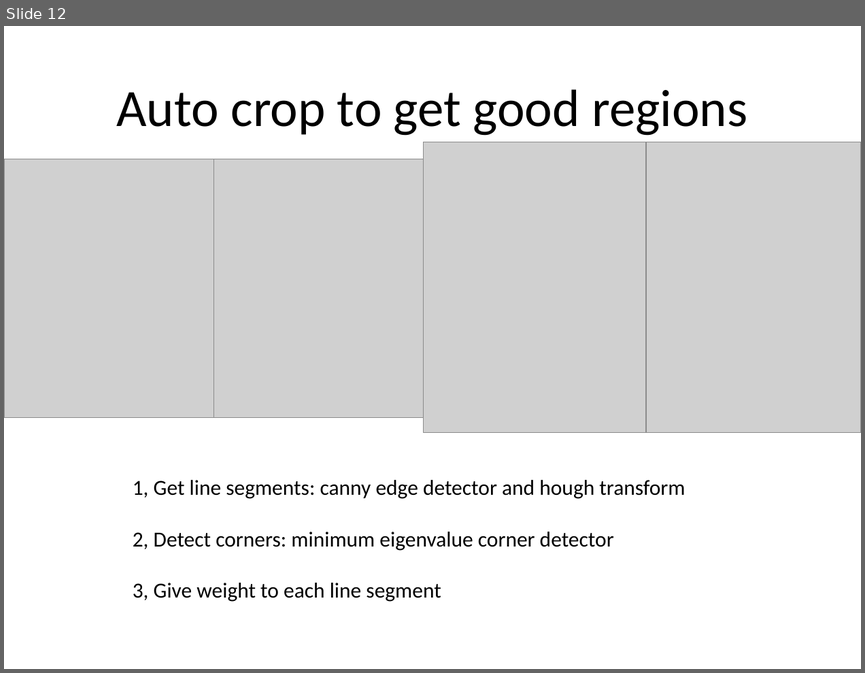
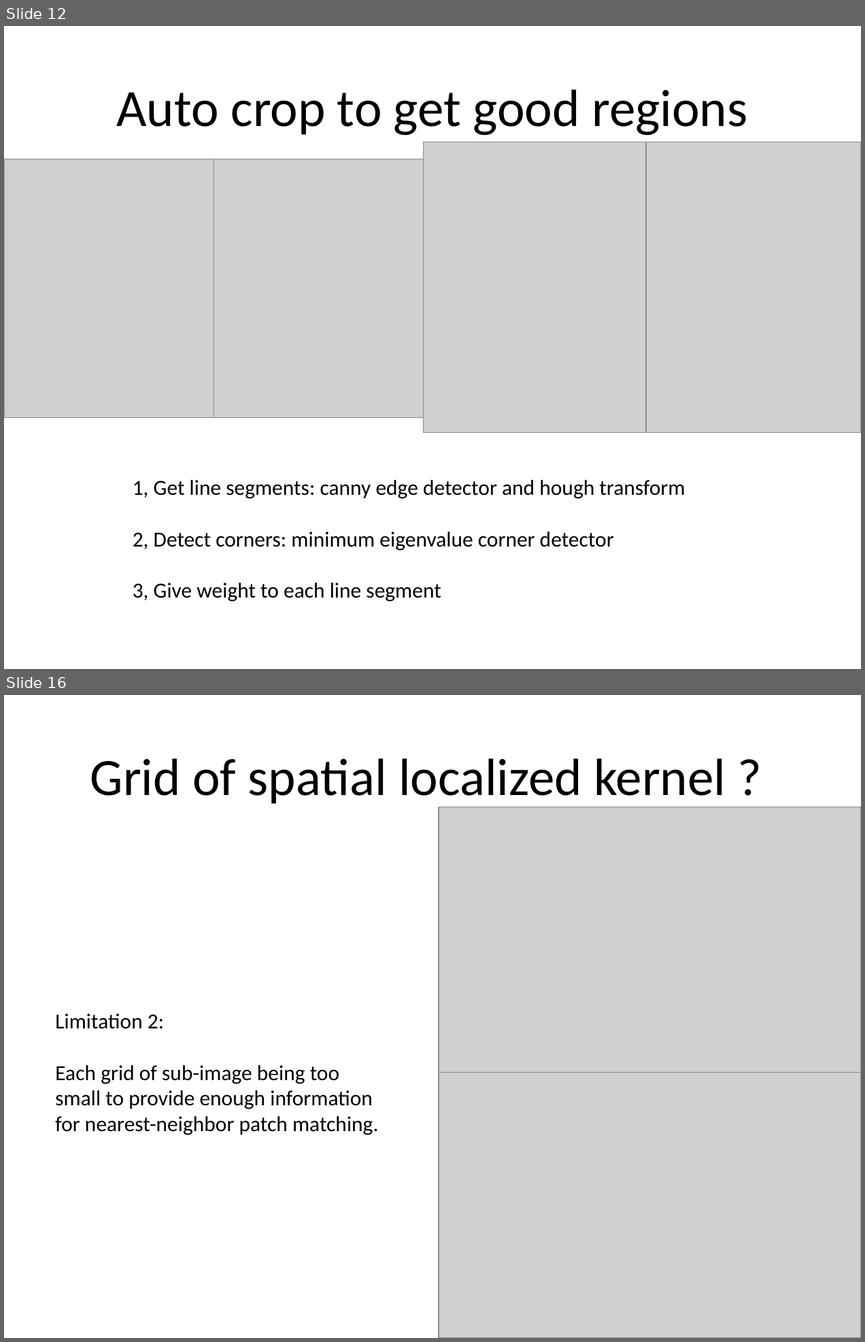
Before and after one commit to georgehwong/ECE590-03IMG, a slide deck: Paper_Presentation_pdf/presentation/ECE 590_Team 3_Presentation_final.pptx. Shown one above the other, each under a label of ours: slide 12 before the commit, slides 12 and 16 after it; the slides between them are not shown. The pictures are 865x673 and 865x1342 pixels, drawn with LibreOffice and Linux fonts; fonts in the diff are those of the drawing; grey boxes stand for pictures. Boxes give left, top, right and bottom in pixels: in the first picture for what was removed or moved away, otherwise in the second. Text is boxed around its words. In the diff, an @@ line names an element or a change of style, - is before the commit and + after.

```diff
--- a/Paper_Presentation_pdf/presentation/ECE 590_Team 3_Presentation_final.pptx
+++ b/Paper_Presentation_pdf/presentation/ECE 590_Team 3_Presentation_final.pptx
@@ slide 16 added at (4, 695, 861, 1338), background #FFFFFF @@
@@ title added at (90, 758, 725, 807), 44 pt, text #000000 @@
+Grid of spatial localized kernel ?
@@ picture added at (439, 807, 861, 1072) @@
@@ text added at (55, 1013, 378, 1135), 18 pt, text #000000 @@
+Limitation 2:
+Each grid of sub-image being too small to provide enough information for nearest-neighbor patch matching.
@@ picture added at (439, 1072, 861, 1338) @@
```
Also in this commit, not shown: 1 slide changed, 2 other slides added, 1 slide removed.
